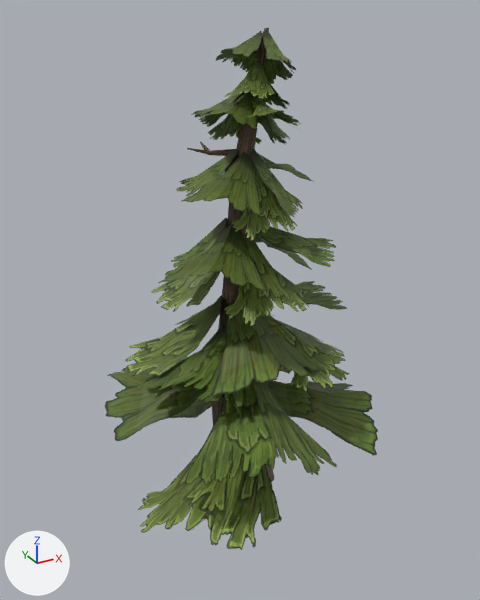
The FBX model Assets/XanaBuilder Assets/Models/VEG/02_Trees/VEG0210008_Hightree03/VEG0210008.fbx as it was, and as the next commit left it.
The view is the same before and after, from a camera (50 mm lens) standing at (-4.58, -8.21, 7.56) and looking at (-0.17, -0.2, 3.55). Lighting does not change. The marker at lower left points along +X, +Y and +Z. Where no turn or scale is listed for an object, it has been applied to the vertices.

In view in the first picture: 'smVEG0210008'.
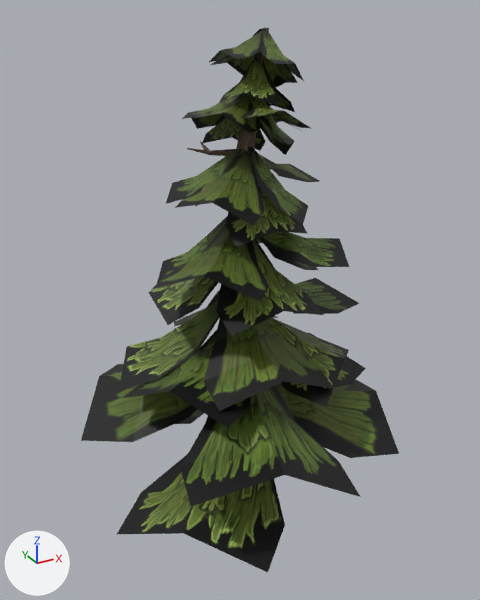
Boxes (x1, y1, x2, y2) around the edits, measured in the pictures (480 x 600 px):
'smVEG0210008', surface changed: (81, 28, 399, 572) in both

Patch to the scene script:
```diff
--- a/Assets/XanaBuilder Assets/Models/VEG/02_Trees/VEG0210008_Hightree03/VEG0210008.fbx.py
+++ b/Assets/XanaBuilder Assets/Models/VEG/02_Trees/VEG0210008_Hightree03/VEG0210008.fbx.py
@@ mat_mtveg0210008_placemode @@
 mat_mtveg0210008_placemode = principled_material('mtVEG0210008_PlaceMode')
-mat_mtveg0210008_placemode.texture = img_txveg0210008_diffuse_png  # with its transparency
+mat_mtveg0210008_placemode.texture = img_txveg0210008_diffuse_png
 mat_mtveg0210008_placemode.roughness = 0.553
```
